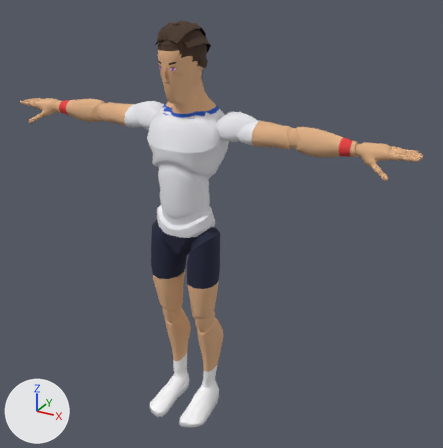
One commit to the glTF model sweetspot/models/players/p09.glb: the scene before it, then after it.
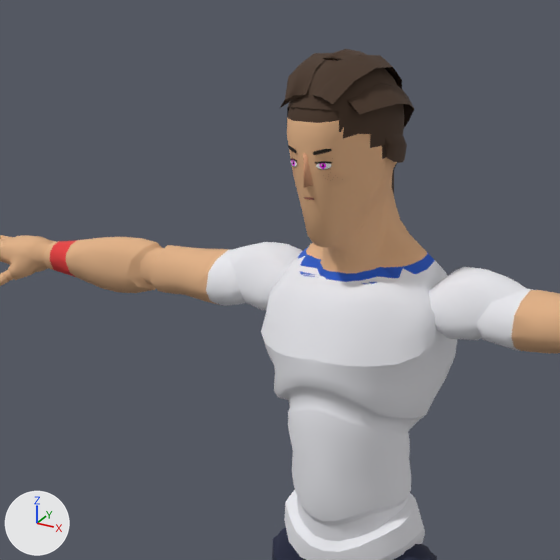
Each version is shown whole from a 50 mm lens placed at (1.37, -2.17, 2.11), pointed at (0.14, 0.08, 0.99), then close up on the part from 9% to 61% of the width and 0% to 52% of the height. Every picture has the same lights, and +X, +Y and +Z are marked at lower left. The first two pictures are the older version. Vertices at exactly the same position are counted once.

Before the edit, the objects in view are built like this:
```python
me_hair = bpy.data.meshes.new('Hair')
me_hair.from_pydata(...)  # 534 vertices, 994 faces; spans x -0.103..0.103, y -0.115..0.14, z 1.362..1.87
me_hair.materials.append(mat_palette)  # picture img_palette
me_mannequin = bpy.data.meshes.new('Mannequin')
me_mannequin.from_pydata(...)  # 7380 vertices, 14515 faces; spans x -0.98..0.98, y -0.21..0.15, z 0.0..1.86
me_mannequin.materials.append(mat_palette)  # picture img_palette
ob_body = bpy.data.objects.new('Body', me_mannequin)
ob_body.location = (0.0, 0.0, 0.0)
ob_hair = bpy.data.objects.new('Hair', me_hair)
ob_hair.location = (0.0, 0.0, 0.0)
```
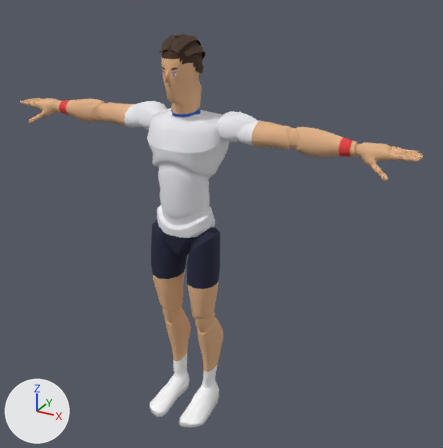
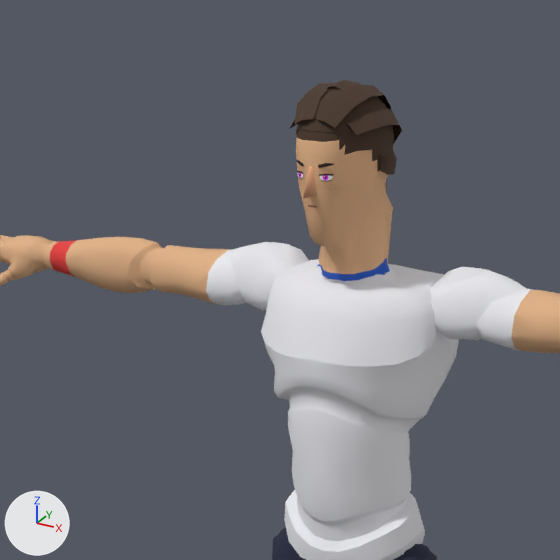
The change, as a list of edits to the scene's bpy script:
```text
Change me_mannequin:
    used by ob_body; location = (0.0, 0.0, 0.0)
    remove me_mannequin.from_pydata(...)  # 7380 vertices, 14515 faces; spans x -0.98..0.98, y -0.21..0.15, z 0.0..1.86
    add me_mannequin.from_pydata(...)  # 7378 vertices, 14511 faces; spans x -0.98..0.98, y -0.21..0.16, z 0.0..1.81
    me_mannequin part 1: 243 vertices moved from x -0.22..0.22, y -0.13..0.15, z 1.32..1.86 to x -0.22..0.22, y -0.11..0.15, z 1.33..1.81; 106 vertices removed from x -0.13..0.13, y -0.04..0.13, z 1.49..1.79; 104 vertices added at x -0.14..0.14, y -0.05..0.11, z 1.48..1.67
    me_mannequin part 2: 10 kept faces spanning x -0.07..0.07, y -0.04..0.08, z 1.49..1.72 get new texture (UV) coordinates
Change me_hair:
    used by ob_hair; location = (0.0, 0.0, 0.0)
    remove me_hair.from_pydata(...)  # 534 vertices, 994 faces; spans x -0.103..0.103, y -0.115..0.14, z 1.362..1.87
    add me_hair.from_pydata(...)  # 528 vertices, 982 faces; spans x -0.089..0.089, y -0.097..0.113, z 1.343..1.821
    me_hair part 3: the loose piece of 110 vertices spanning x -0.039..0.039, y 0.011..0.14, z 1.362..1.719 is moved by (0.0, -0.027, -0.019)
    me_hair part 4: the loose piece of 215 vertices spanning x -0.085..0.085, y -0.115..0.123, z 1.66..1.86 is rebuilt with 209 vertices and now spans x -0.074..0.074, y -0.097..0.091, z 1.646..1.812
    me_hair part 5: the loose piece of 59 vertices spanning x -0.073..0.073, y -0.112..0.123, z 1.692..1.862 is rebuilt with 59 vertices and now spans x -0.062..0.062, y -0.097..0.092, z 1.672..1.815
    me_hair part 6: the loose piece of 30 vertices spanning x -0.029..0.029, y -0.035..0.135, z 1.692..1.87 is rebuilt with 30 vertices and now spans x -0.026..0.026, y -0.034..0.099, z 1.672..1.821
    me_hair part 7: the loose piece of 30 vertices spanning x 0.0..0.093, y -0.012..0.111, z 1.684..1.745 is rebuilt with 30 vertices and now spans x 0.0..0.081, y -0.015..0.084, z 1.665..1.718
    me_hair part 8: the loose piece of 30 vertices spanning x -0.103..0.0, y -0.081..0.118, z 1.692..1.826 is rebuilt with 30 vertices and now spans x -0.089..0.0, y -0.072..0.089, z 1.672..1.787
    me_hair part 9: the loose piece of 30 vertices spanning x 0.0..0.103, y -0.081..0.118, z 1.692..1.826 is rebuilt with 30 vertices and now spans x 0.0..0.089, y -0.072..0.089, z 1.672..1.787
    other edits to the shape of me_hair do not show in these pictures
```

Boxes (x1, y1, x2, y2) around the edits, measured in the close-ups (560 x 560 px; the box of a moved part takes in the faces that stretch with it):
'Body', reshaped: before (0, 99, 560, 560); after (0, 123, 560, 560)
'Hair', reshaped: before (280, 49, 414, 194); after (289, 80, 402, 185)
part 1 of me_mannequin, moved or reshaped: before (239, 99, 486, 325); after (239, 123, 486, 325)
part 2 of me_mannequin, surface changed: before (325, 160, 382, 284); after (328, 160, 379, 281)
part 3 of me_hair, moved or reshaped (not visible afterwards): before (392, 170, 394, 194)
part 4 of me_hair, rebuilt (16% narrower, 23% shorter): before (287, 59, 404, 170); after (296, 89, 394, 174)
part 5 of me_hair, rebuilt (18% narrower, 12% shorter): before (285, 53, 402, 104); after (295, 83, 391, 128)
part 6 of me_hair, rebuilt: before (323, 49, 367, 60); after (325, 80, 360, 90)
part 7 of me_hair, rebuilt: before (384, 133, 407, 163); after (378, 149, 397, 175)
part 8 of me_hair, rebuilt (mostly hidden): before (280, 100, 290, 108); after (289, 119, 297, 129)
part 9 of me_hair, rebuilt (15% narrower, 13% shorter): before (347, 83, 414, 127); after (345, 106, 402, 144)
